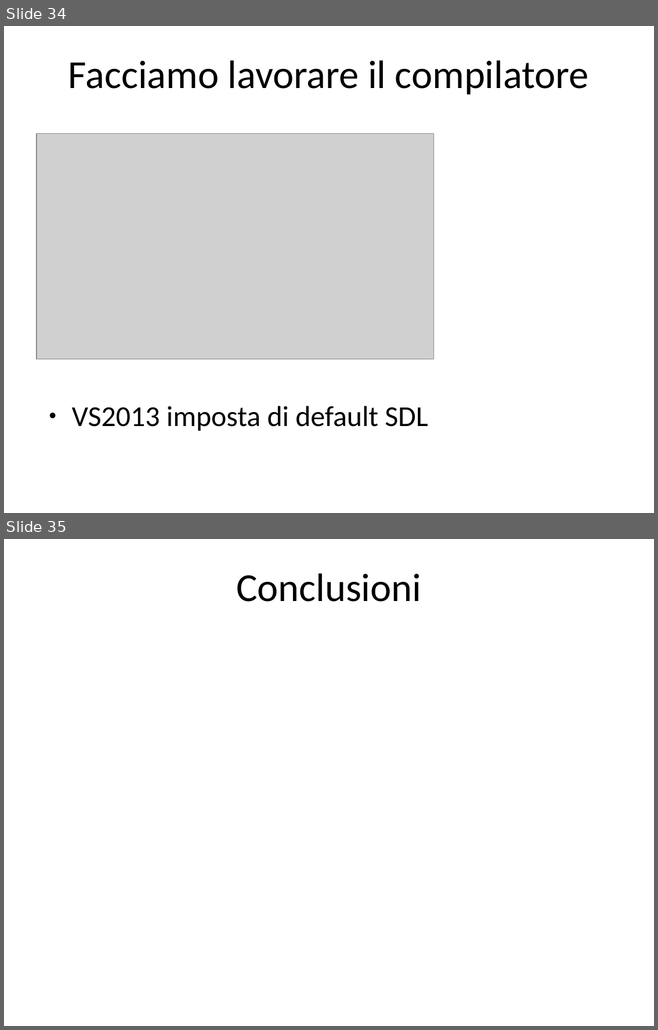
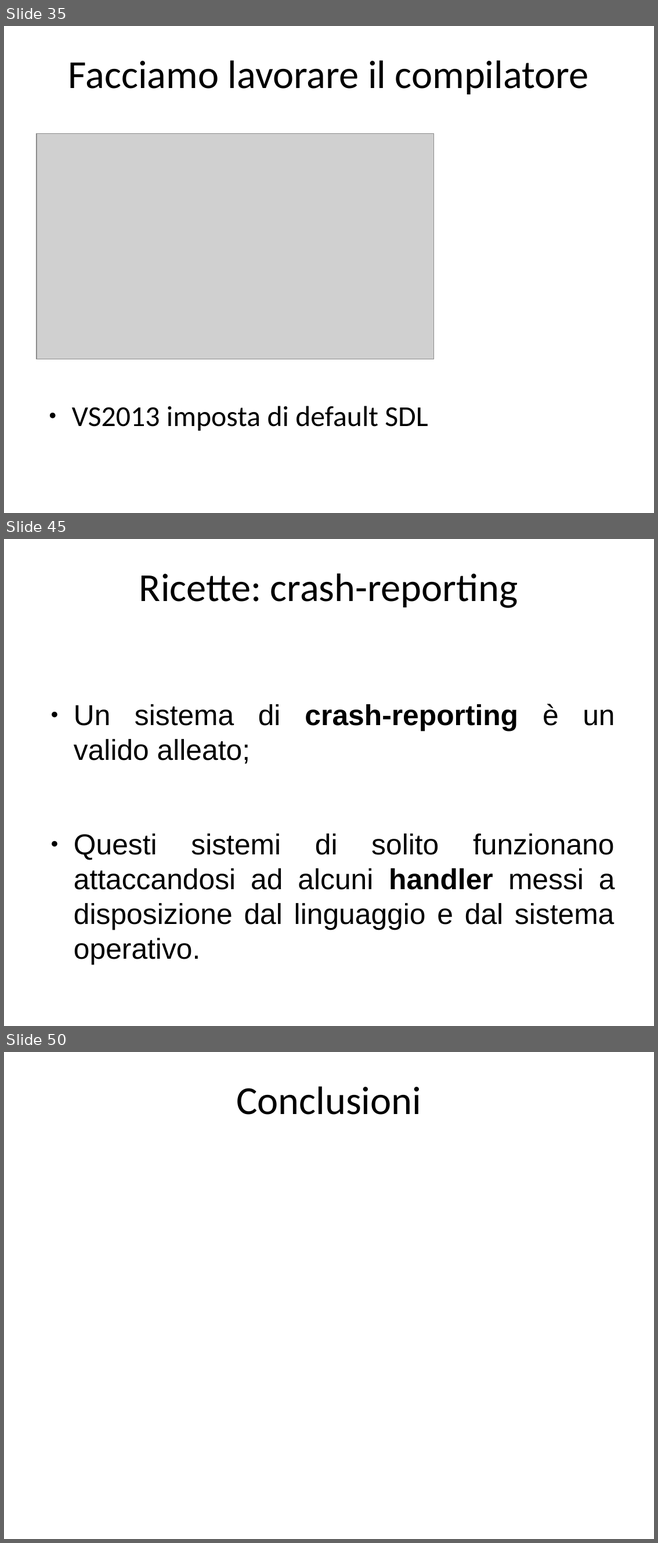
Before and after one commit to rramirez-tec-mx/Repo, a slide deck: La salute del software.odp. Shown one above the other, each under a label of ours: slides 34 and 35 before the commit, slides 35, 45 and 50 after it; the slides between them are not shown. The pictures are 658x1030 and 658x1543 pixels, drawn with LibreOffice and Linux fonts; fonts in the diff are those of the drawing; grey boxes stand for pictures. Boxes give left, top, right and bottom in pixels: in the first picture for what was removed or moved away, otherwise in the second. Text is boxed around its words. In the diff, an @@ line names an element or a change of style, - is before the commit and + after.

```diff
--- a/La salute del software.odp
+++ b/La salute del software.odp
@@ slide 45 added at (4,539,654,1026), background #FFFFFF @@
@@ title added at (139,573,518,608), 44 pt, text #000000 @@
+Ricette: crash-reporting
@@ text added at (74,704,615,965), 32 pt, text #000000 @@
+● Un sistema di crash-reporting è un valido alleato;
+● Questi sistemi di solito funzionano attaccandosi ad alcuni handler messi a disposizione dal linguaggio e dal sistema operativo.
@@ what was slide 34 is now slide 35 @@
@@ what was slide 35 is now slide 50 @@
```
Also in this commit, not shown: 11 slides changed, 15 other slides added, 1 slide removed.
